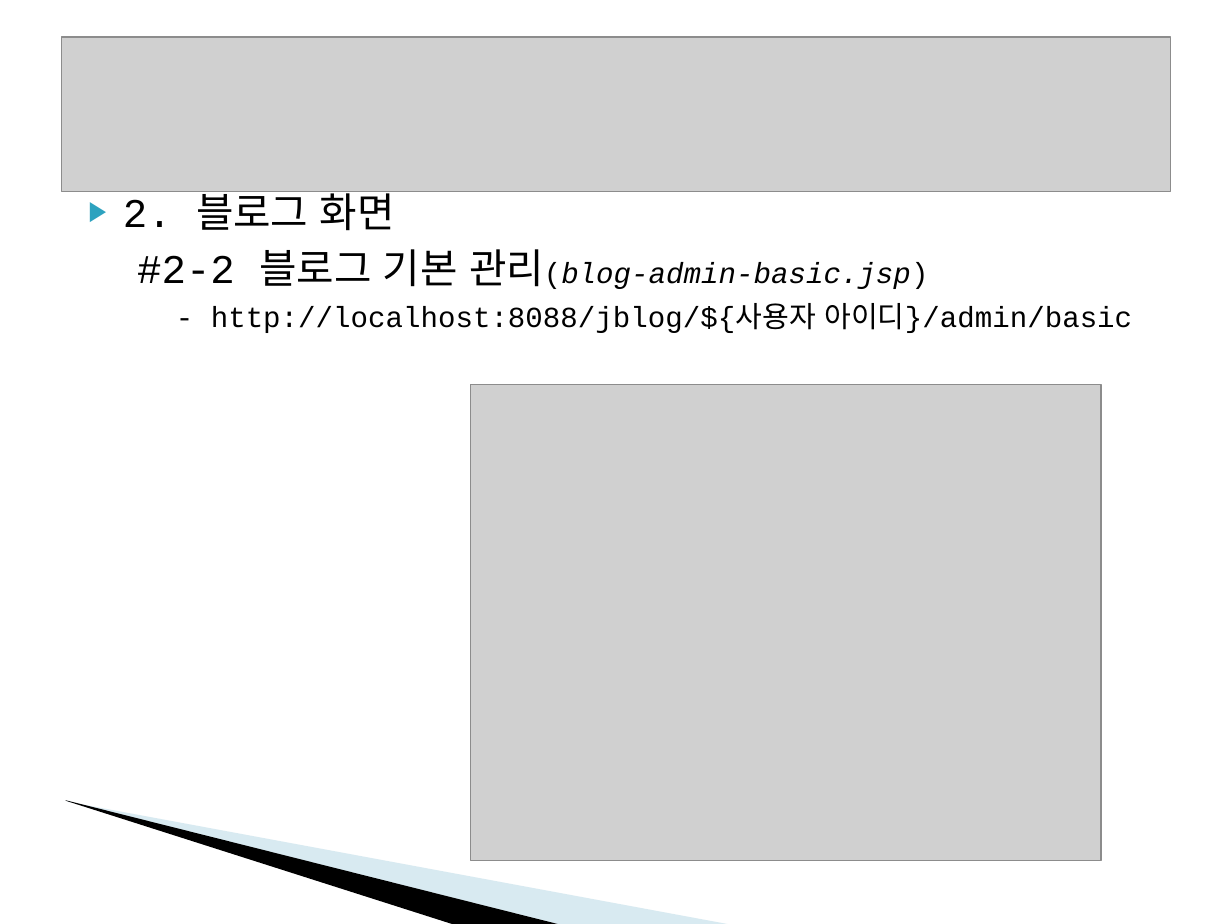
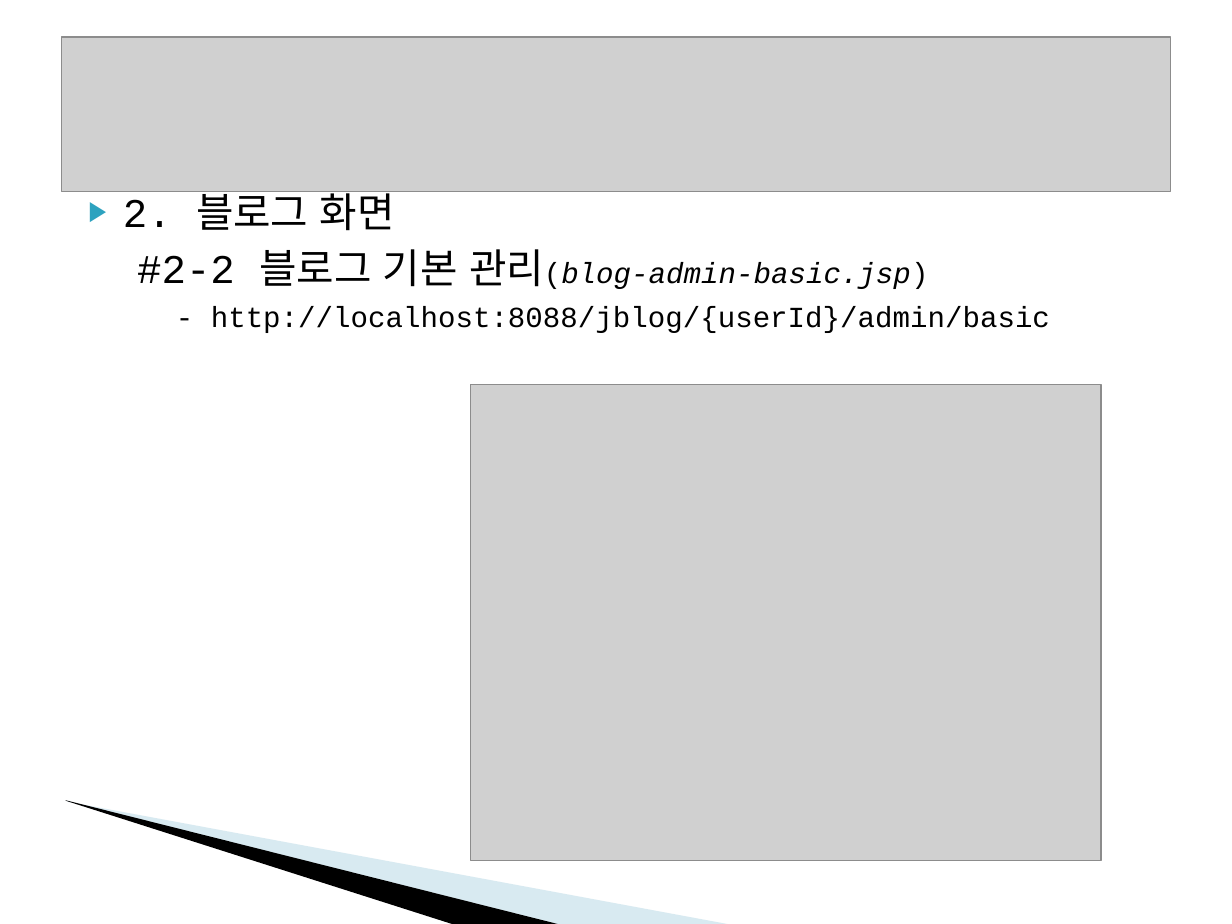
Before and after one commit to OnceTwice/jblog-1, a slide deck: slide 9 of docs/SpringMVC-평가과제.ppt. Drawn at 1232x924 pixels with LibreOffice and Linux fonts; fonts in the diff are those of the drawing; grey boxes stand for pictures; background and template pictures are left out. Boxes give left, top, right and bottom in pixels: in the first picture for what was removed or moved away, otherwise in the second. Text is boxed around its words. In the diff, an @@ line names an element or a change of style, - is before the commit and + after.

```diff
--- a/docs/SpringMVC-평가과제.ppt
+++ b/docs/SpringMVC-평가과제.ppt
@@ text at (211, 306, 1050, 333): text changed @@
-- http://localhost:8088/jblog/${사용자 아이디}/admin/basic
+- http://localhost:8088/jblog/{userId}/admin/basic
```
Also in this commit, not shown: 3 other slides changed.
